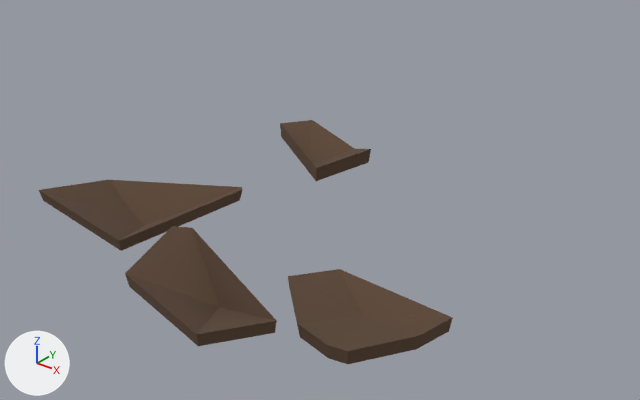
Renders of the glTF model assets/models/props/desert/desert_debris_2.glb from each side of a commit.
Both versions are drawn from a 50 mm lens placed at (1.165, -1.282, 0.768), pointed at (0.162, -0.029, -0.009). Lighting does not change. The marker at lower left points along +X, +Y and +Z. The older version comes first. Where no turn or scale is listed for an object, it has been applied to the vertices.

In view in the first picture: 'DesertDebris_Plates'.
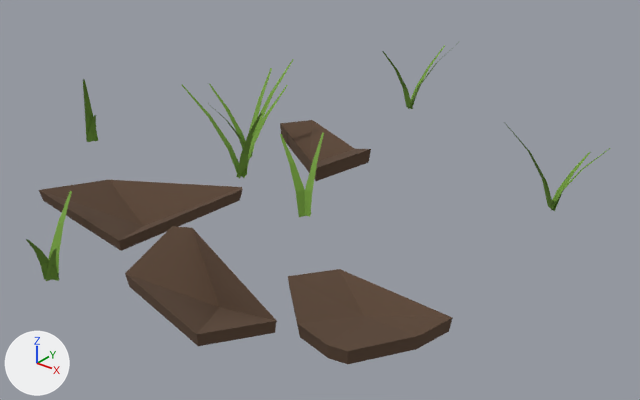
Not drawn themselves, but carrying or shaping drawn objects: ob_bloom_0, ob_bloom_1, ob_bloom_2, ob_bloom_3, ob_bloom_4, ob_bloom_5, ob_bloom_6.

Location of each change, (x1, y1, x2, y2) in pixels of the pictures (640 x 400 px):
'DesertDebris_Sprout_5', rescaled (not visible before)
    after: (182, 85, 288, 179)
'DesertDebris_Sprout_4', rescaled, moved (not visible before)
    after: (280, 132, 324, 217)
'DesertDebris_Sprout_1', rescaled (not visible before)
    after: (26, 191, 72, 281)
'DesertDebris_Sprout_2', rescaled, moved (not visible before)
    after: (209, 59, 293, 158)
'DesertDebris_Sprout_0', rescaled, moved (not visible before)
    after: (504, 122, 610, 211)
'DesertDebris_Sprout_6', rescaled, moved (not visible before)
    after: (83, 79, 98, 142)
'DesertDebris_Sprout_3', rescaled, moved (not visible before)
    after: (383, 41, 460, 109)

The edits, one by one:
Object 'Bloom_0' (ob_bloom_0) is rescaled from (0.0, 0.0, 0.0) to (1.0, 1.0, 1.0).
Object 'DesertDebris_Sprout_0' (ob_desertdebris_sprout_0) is rescaled from (0.0, 0.0, 0.0) to (1.0, 1.0, 1.0).
Object 'DesertDebris_Sprout_0' (ob_desertdebris_sprout_0) moves from (4.0, 0.0, 0.0) to (0.0, 0.0, 0.0).
Object 'Bloom_1' (ob_bloom_1) is rescaled from (0.0, 0.0, 0.0) to (1.0, 1.0, 1.0).
Object 'DesertDebris_Sprout_1' (ob_desertdebris_sprout_1) is rescaled from (0.0, 0.0, 0.0) to (1.0, 1.0, 1.0).
Object 'Bloom_2' (ob_bloom_2) is rescaled from (0.0, 0.0, 0.0) to (1.0, 1.0, 1.0).
Object 'DesertDebris_Sprout_2' (ob_desertdebris_sprout_2) is rescaled from (0.0, 0.0, 0.0) to (1.0, 1.0, 1.0).
Object 'DesertDebris_Sprout_2' (ob_desertdebris_sprout_2) moves from (-1.0, 0.0, 0.0) to (0.0, 0.0, 0.0).
Object 'Bloom_3' (ob_bloom_3) is rescaled from (0.0, 0.0, 0.0) to (1.0, 1.0, 1.0).
Object 'DesertDebris_Sprout_3' (ob_desertdebris_sprout_3) is rescaled from (0.0, 0.0, 0.0) to (1.0, 1.0, 1.0).
Object 'DesertDebris_Sprout_3' (ob_desertdebris_sprout_3) moves from (0.0, 4.0, 0.0) to (0.0, 0.0, 0.0).
Object 'Bloom_4' (ob_bloom_4) is rescaled from (0.0, 0.0, 0.0) to (1.0, 1.0, 1.0).
Object 'DesertDebris_Sprout_4' (ob_desertdebris_sprout_4) is rescaled from (0.0, 0.0, 0.0) to (1.0, 1.0, 1.0).
Object 'DesertDebris_Sprout_4' (ob_desertdebris_sprout_4) moves from (0.0, -1.0, 0.0) to (0.0, 0.0, 0.0).
Object 'Bloom_5' (ob_bloom_5) is rescaled from (0.0, 0.0, 0.0) to (1.0, 1.0, 1.0).
Object 'DesertDebris_Sprout_5' (ob_desertdebris_sprout_5) is rescaled from (0.0, 0.0, 0.0) to (1.0, 1.0, 1.0).
Object 'Bloom_6' (ob_bloom_6) is rescaled from (0.0, 0.0, 0.0) to (1.0, 1.0, 1.0).
Object 'DesertDebris_Sprout_6' (ob_desertdebris_sprout_6) is rescaled from (0.0, 0.0, 0.0) to (1.0, 1.0, 1.0).
Object 'DesertDebris_Sprout_6' (ob_desertdebris_sprout_6) moves from (0.0, -1.0, 0.0) to (0.0, 0.0, 0.0).
